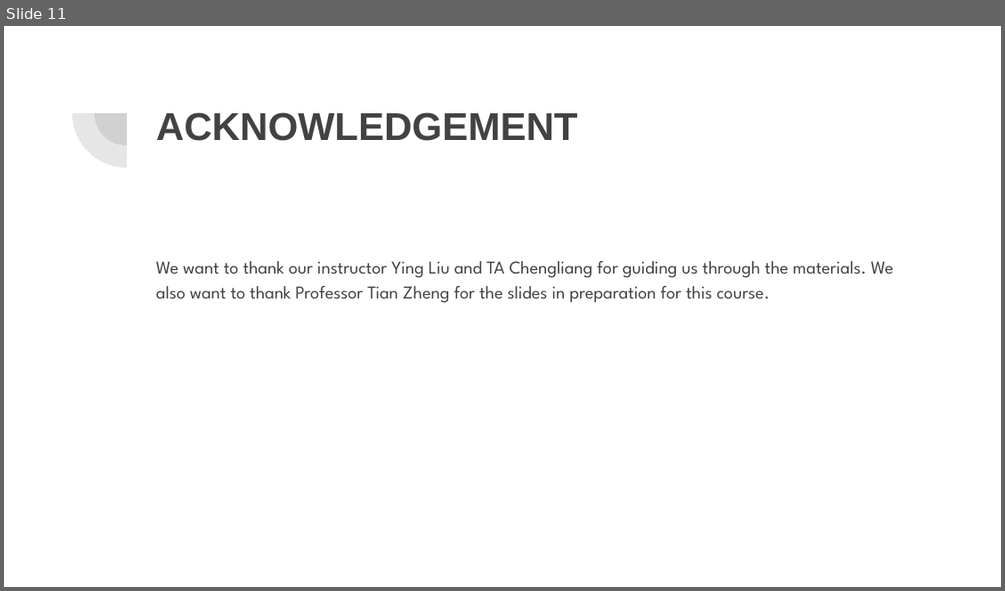
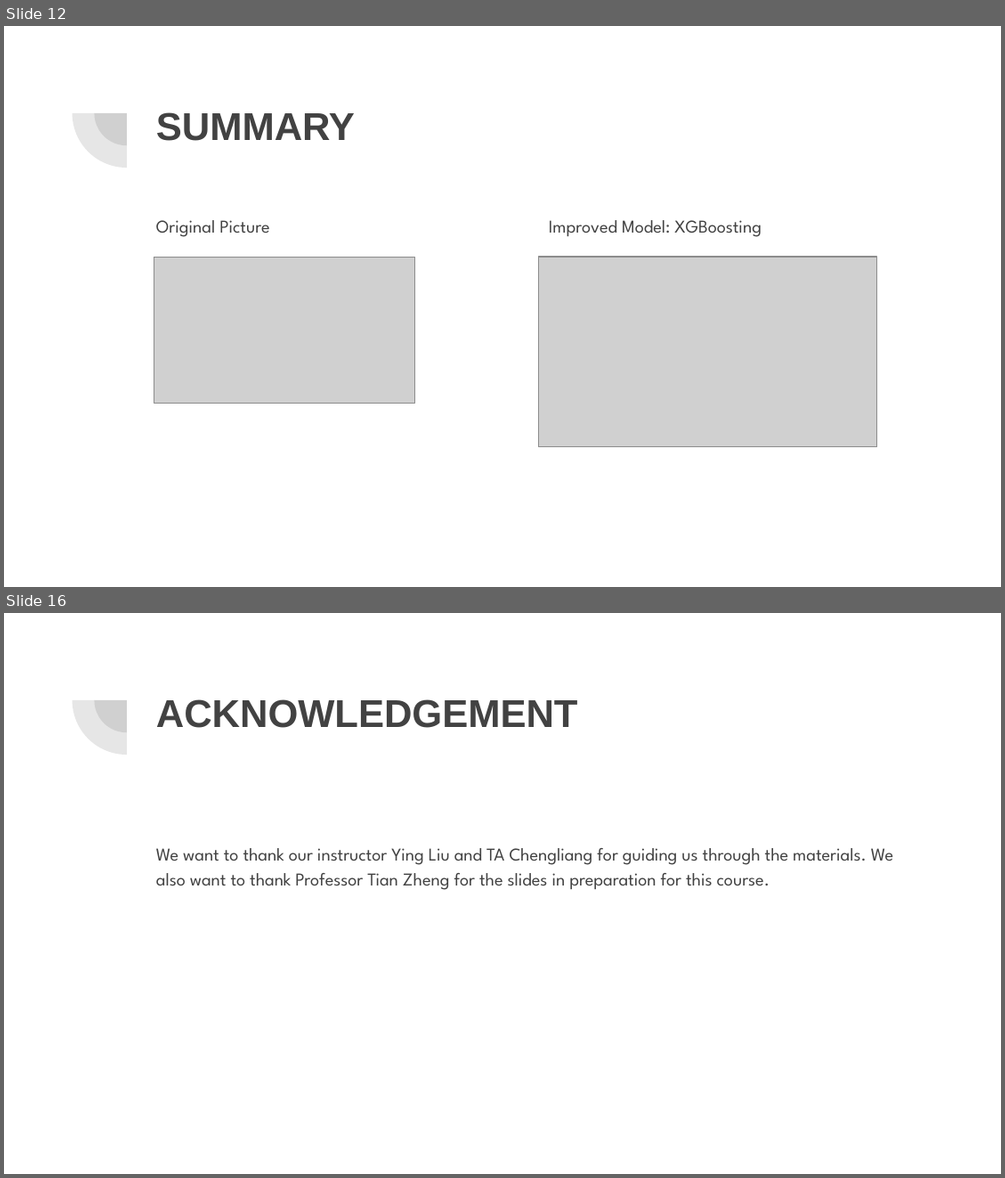
Before and after one commit to yiqiao-yin/Fall2018-Proj3-Sec1-grp4, a slide deck: doc/Presentation.pptx. Shown one above the other, each under a label of ours: slide 11 before the commit, slides 12 and 16 after it; the slides between them are not shown. The pictures are 1005x591 and 1005x1178 pixels, drawn with LibreOffice and Linux fonts; fonts in the diff are those of the drawing; grey boxes stand for pictures. Boxes give left, top, right and bottom in pixels: in the first picture for what was removed or moved away, otherwise in the second. Text is boxed around its words. In the diff, an @@ line names an element or a change of style, - is before the commit and + after.

```diff
--- a/doc/Presentation.pptx
+++ b/doc/Presentation.pptx
@@ slide 12 added at (x1=4, y1=26, x2=1001, y2=587), background #FFFFFF; not listed: 2 template elements that a slide beside it also shows @@
@@ title added at (x1=156, y1=112, x2=355, y2=141), 28 pt, text #424242, bold @@
+SUMMARY
@@ text added at (x1=156, y1=220, x2=269, y2=237), 13 pt, text #424242 @@
+Original Picture
@@ text added at (x1=549, y1=220, x2=761, y2=237), 13 pt, text #424242 @@
+Improved Model: XGBoosting
@@ picture added at (x1=154, y1=257, x2=414, y2=402) @@
@@ picture added at (x1=538, y1=257, x2=876, y2=447) @@
@@ what was slide 11 is now slide 16 @@
```
Also in this commit, not shown: 3 slides changed, 9 other slides added, 5 slides removed.
